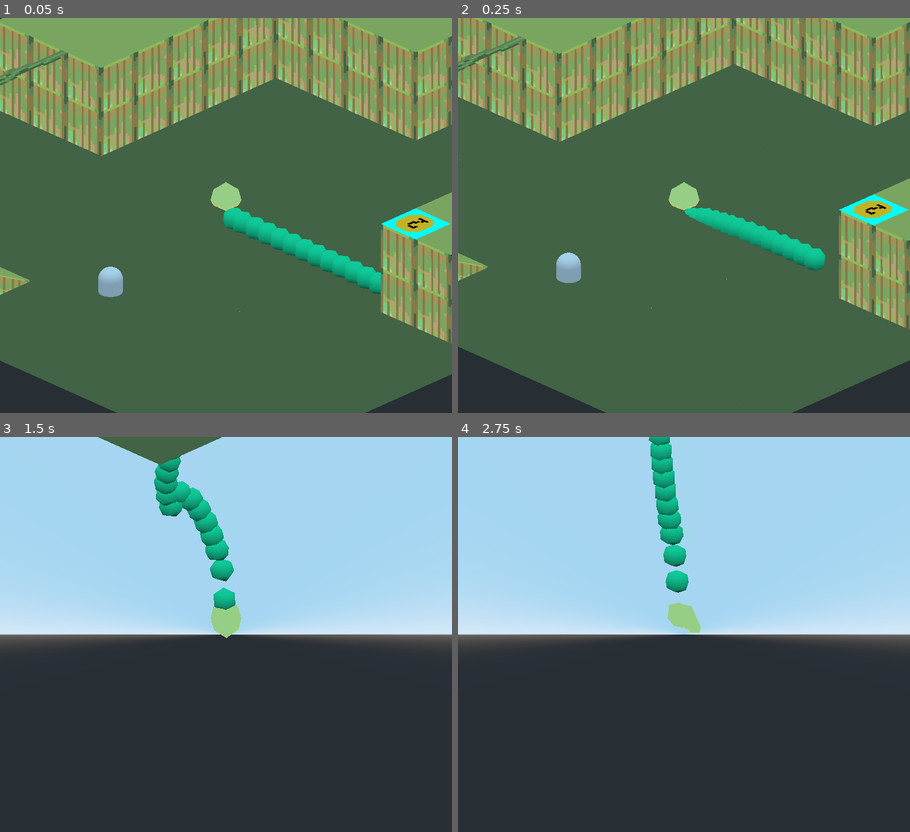
Above: before the commit, frames 1-4 (two rows, left to right).
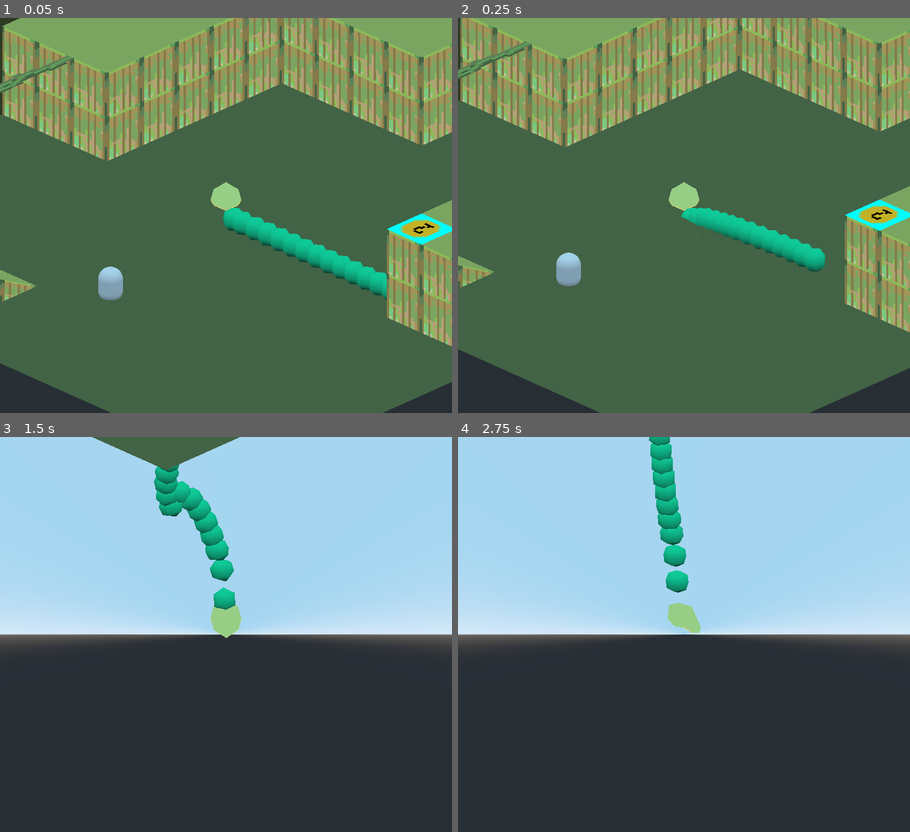
Above: after the commit, the same moments.

Repository: heyparlor/GWJam28
Game: Godot game, scene res://Game.tscn
The game is run twice, just before and just after one commit, with the same random seed, the same clock (stepped at 60 frames per second) and the same inputs.
Inputs:
- Up to frame 1 (0.05 s): no input
- Up to frame 2 (0.25 s): no input
- Up to frame 3 (1.5 s): hold Right (move_east) 0.53-1.28 s; hold Down (move_south) from 1.28 s (still down)
- Up to frame 4 (2.75 s): release Down (move_south) at 2.03 s; hold Right (move_east) from 2.03 s (still down)

The runs differ from the first frame. In frame 1, 21% of the frame differs, in the area x 0-100%, y 0-100%; in frame 2, 21%; in frame 3, 0.4%; in frame 4, nothing differs.

Commit message:
camera swivelling 90 degrees

Diff:
--- a/Godot/Framework/Classes/Camera/Camera.tscn
+++ b/Godot/Framework/Classes/Camera/Camera.tscn
@@ -5,10 +5,8 @@
 [node name="Pitch" type="Spatial" parent="."]
 transform = Transform( 1, 0, 0, 0, 0.894467, 0.447135, 0, -0.447135, 0.894467, 0, 0, 0 )
 
-[node name="Yaw" type="Spatial" parent="Pitch"]
-
-[node name="Camera" type="InterpolatedCamera" parent="Pitch/Yaw"]
-transform = Transform( 1, 0, 0, 0, 1, 0, 0, 0, 1, 0, 0, 40 )
+[node name="Camera" type="InterpolatedCamera" parent="Pitch"]
+transform = Transform( 1, 0, 0, 0, 1, 0, 0, 0, 1, 0, 9.53674e-07, 40 )
 projection = 1
 current = true
 size = 16.0
--- a/Godot/Framework/Classes/NewSnake/Snake.gd
+++ b/Godot/Framework/Classes/NewSnake/Snake.gd
@@ -15,7 +15,8 @@
 var gravity : int = 20;
 var speed : int = 5;
 var egg_timer : float = 0
-
+var camera
+var camera_angle : float = 0
 
 var has_egg : bool = false
 var in_belly : bool = false
@@ -64,8 +65,8 @@
 			snake.append({pos = pos_n, pos_old = pos_n, velocity = Vector3(), gravity_vec = Vector3(), joint = true, rot = Vector3() })
 			snake_segment[n].transform.origin = snake[n].pos
 
-	# add the Camera
-	var camera = cameraNode.instance()
+	# add the Camera to the first segment
+	camera = cameraNode.instance()
 	snake_segment[0].add_child(camera)
 
 # Called every frame. 'delta' is the elapsed time since the previous frame.
@@ -100,6 +101,21 @@
 		egg_timer -= delta
 	else:
 		egg_timer = 0
+
+#####################################################
+## Camera Swivel
+#####################################################
+
+	if Input.is_action_just_pressed("swivel_left"):
+		camera_angle += 1.5708
+#		camera.rotation.y += 1 * delta
+	if Input.is_action_just_pressed("swivel_right"):
+		camera_angle -= 1.5708
+#		camera.rotation.y -= 1 * delta
+
+	camera.rotation.y = lerp(camera.rotation.y, camera_angle, delta * 3)
+
+
 #####################################################
 ## Movement
 #####################################################
@@ -135,13 +151,14 @@
 				# this is the head
 				var direction = Vector3()
 				if Input.is_action_pressed("move_north"):
-					direction -= snake_segment[n].transform.basis.z
+					direction -= camera.transform.basis.z
+#					direction -= snake_segment[n].transform.basis.z
 				if Input.is_action_pressed("move_south"):
-					direction += snake_segment[n].transform.basis.z
+					direction += camera.transform.basis.z
 				if Input.is_action_pressed("move_west"):
-					direction -= snake_segment[n].transform.basis.x
+					direction -= camera.transform.basis.x
 				if Input.is_action_pressed("move_east"):
-					direction += snake_segment[n].transform.basis.x
+					direction += camera.transform.basis.x
 
 				direction = direction.normalized()
 
--- a/Godot/Game.tscn
+++ b/Godot/Game.tscn
@@ -11,7 +11,7 @@
 transform = Transform( 1, 0, 0, 0, 1, 0, 0, 0, 1, 0, -3.49987, 0 )
 
 [node name="LevelTwoLayout" parent="." instance=ExtResource( 1 )]
-transform = Transform( 1.41421, 0, -1.41421, 0, 2, 0, 1.41421, 0, 1.41421, -17.7728, 0.178608, 3.93941 )
+transform = Transform( 1.41421, 0, -1.41421, 0, 2, 0, 1.41421, 0, 1.41421, -17.5375, 0, 4.0557 )
 
 [node name="EggPickup" parent="." instance=ExtResource( 3 )]
 transform = Transform( 1, 0, 0, 0, 1, 0, 0, 0, 1, -4.66975, -3.50085, 6.32079 )
--- a/Godot/project.godot
+++ b/Godot/project.godot
@@ -7,11 +7,6 @@
 ;   param=value ; assign values to parameters
 
 config_version=4
-
-_global_script_classes=[  ]
-_global_script_class_icons={
-
-}
 
 [application]
 
@@ -68,6 +63,20 @@
 , Object(InputEventJoypadButton,"resource_local_to_scene":false,"resource_name":"","device":0,"button_index":0,"pressure":0.0,"pressed":false,"script":null)
  ]
 }
+swivel_left={
+"deadzone": 0.5,
+"events": [ Object(InputEventKey,"resource_local_to_scene":false,"resource_name":"","device":0,"alt":false,"shift":false,"control":false,"meta":false,"command":false,"pressed":false,"scancode":81,"unicode":0,"echo":false,"script":null)
+, Object(InputEventJoypadButton,"resource_local_to_scene":false,"resource_name":"","device":0,"button_index":4,"pressure":0.0,"pressed":false,"script":null)
+, Object(InputEventJoypadMotion,"resource_local_to_scene":false,"resource_name":"","device":0,"axis":2,"axis_value":-1.0,"script":null)
+ ]
+}
+swivel_right={
+"deadzone": 0.5,
+"events": [ Object(InputEventKey,"resource_local_to_scene":false,"resource_name":"","device":0,"alt":false,"shift":false,"control":false,"meta":false,"command":false,"pressed":false,"scancode":69,"unicode":0,"echo":false,"script":null)
+, Object(InputEventJoypadButton,"resource_local_to_scene":false,"resource_name":"","device":0,"button_index":5,"pressure":0.0,"pressed":false,"script":null)
+, Object(InputEventJoypadMotion,"resource_local_to_scene":false,"resource_name":"","device":0,"axis":2,"axis_value":1.0,"script":null)
+ ]
+}
 
 [rendering]
 
